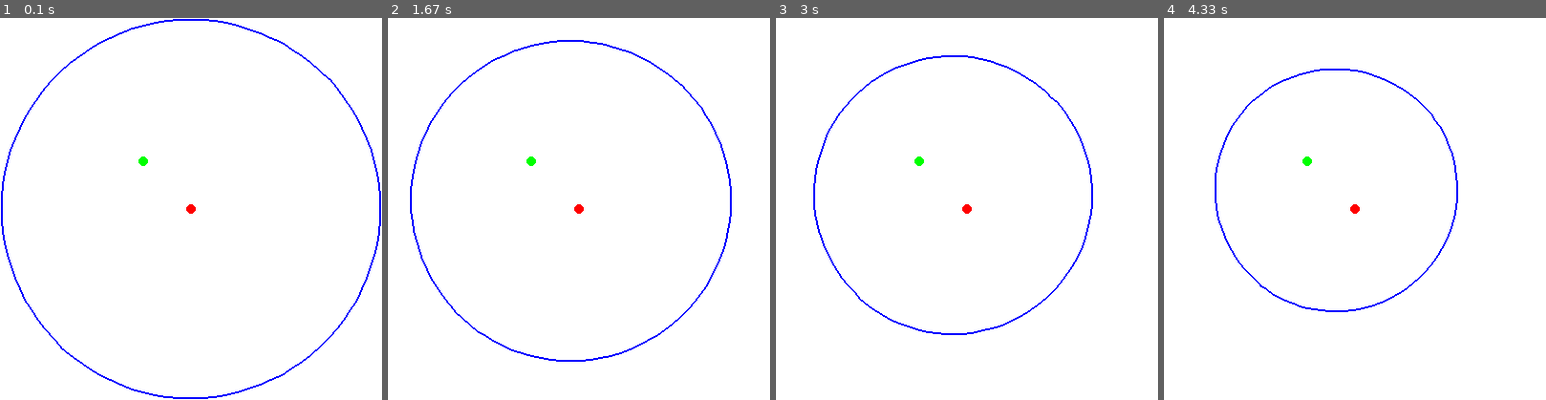
Above: before the commit, frames 1-4 (left to right).
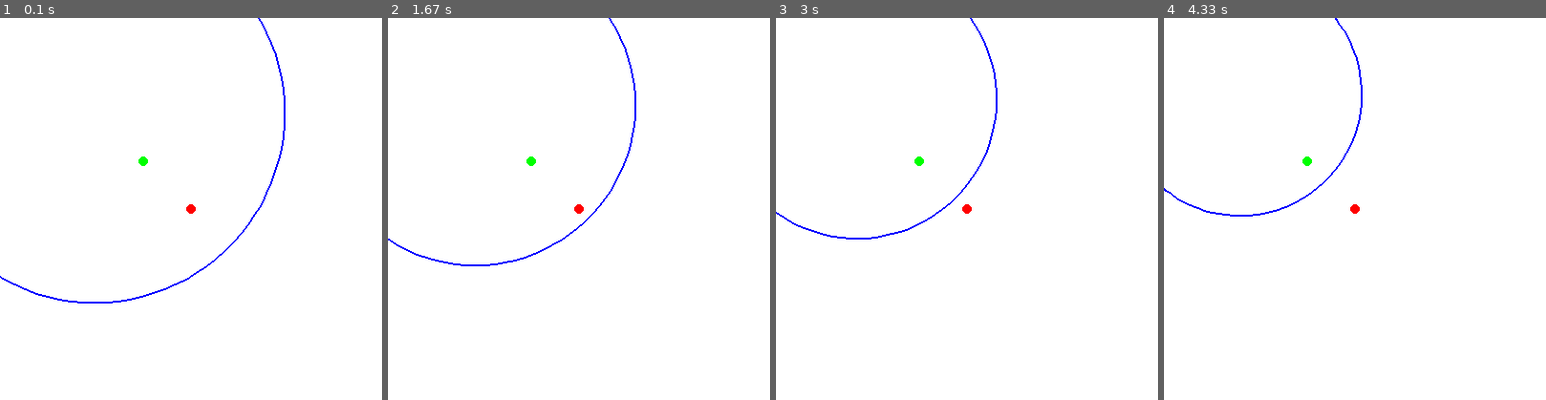
Above: after the commit, the same moments.

Repository: CaptainDeathead/Nebulous
Game: pygame game, started from Games/ShapeRoyale/test.py
Same seed, same stepped clock (60 frames per second), same inputs: the game is played once before the commit and once after it.
Inputs:
- Up to frame 1 (0.1 s): no input
- Up to frame 2 (1.67 s): no input
- Up to frame 3 (3 s): no input
- Up to frame 4 (4.33 s): no input

The runs differ from the first frame. In frame 1, 2.0% of the frame differs, in the area x 0-100%, y 0-100%; in frame 2, 1.7%; in frame 3, 1.5%; in frame 4, 1.3%.

Commit message:
Basic zone improvements to shape royale

Diff:
--- /dev/null
+++ b/Console/test1.py
@@ -0,0 +1,91 @@
+import pygame
+from shapely.geometry import Polygon, box
+from shapely.affinity import translate
+
+# Initialize Pygame
+pygame.init()
+
+# Screen dimensions
+screen_width = 800
+screen_height = 600
+screen = pygame.display.set_mode((screen_width, screen_height))
+pygame.display.set_caption("Efficiently Drawing Visible Polygon")
+
+# Define the player position (this is the center of the viewport)
+player_pos = pygame.Vector2(0, 0)  # Start player at the origin (or adjust as needed)
+
+# Define the large polygon (a simple square for the example)
+polygon_points = [
+    (-500, -500),
+    (500, -500),
+    (500, 500),
+    (-500, 500)
+]
+
+# Create a Shapely Polygon object
+polygon = Polygon(polygon_points)
+
+# Function to get the camera's viewport as a Shapely box
+def get_camera_viewport():
+    # Camera is centered on the player's position, with the viewport size equal to screen size
+    # In Shapely, the Y-axis increases upwards, so we need to adjust the Y-coordinates
+    return box(player_pos.x - screen_width // 2, -player_pos.y - screen_height // 2,
+               player_pos.x + screen_width // 2, -player_pos.y + screen_height // 2)
+
+def draw_polygon():
+    # Get the visible area of the polygon by intersecting with the camera's viewport
+    camera_viewport = get_camera_viewport()
+    visible_polygon = polygon.intersection(camera_viewport)
+
+    if visible_polygon.is_empty:
+        return  # No visible polygon
+
+    # Convert the Shapely polygon to a list of points for Pygame drawing
+    pygame_polygon_points = [(x, y) for x, y in visible_polygon.exterior.coords]
+
+    # Draw the visible portion of the polygon
+    pygame.draw.polygon(screen, (255, 0, 0), pygame_polygon_points)
+
+def main():
+    global player_pos
+
+    clock = pygame.time.Clock()
+
+    # Game loop
+    running = True
+    while running:
+        screen.fill((0, 0, 0))  # Clear the screen with black
+
+        # Handle events
+        for event in pygame.event.get():
+            if event.type == pygame.QUIT:
+                running = False
+
+        # Update player position (for testing purposes, we'll move the player with arrow keys)
+        keys = pygame.key.get_pressed()
+
+        # Move player left/right
+        if keys[pygame.K_LEFT]:
+            player_pos.x -= 5
+        if keys[pygame.K_RIGHT]:
+            player_pos.x += 5
+
+        # Move player up/down with the Y-axis inversion corrected
+        if keys[pygame.K_UP]:
+            player_pos.y -= 5  # Invert the Y-axis here for correct behavior
+        if keys[pygame.K_DOWN]:
+            player_pos.y += 5  # Invert the Y-axis here for correct behavior
+
+        # Draw the visible portion of the polygon
+        draw_polygon()
+
+        # Update the screen
+        pygame.display.flip()
+
+        # Maintain the frame rate
+        clock.tick(60)
+
+    pygame.quit()
+
+if __name__ == "__main__":
+    main()
--- a/Games/ShapeRoyale/Data/powerups.json
+++ b/Games/ShapeRoyale/Data/powerups.json
@@ -1,6 +1,6 @@
 {
     "Common": {
-        "spawn_chance": 0.4,
+        "spawn_chance": 0.44,
         "color": "(0, 255, 0)",
         "types": {
             "Health Pack": {
@@ -30,7 +30,7 @@
         }
     },
     "Uncommon": {
-        "spawn_chance": 0.3,
+        "spawn_chance": 0.35,
         "color": "(0, 0, 255)",
         "types": {
             "Sniper": {
@@ -90,7 +90,7 @@
         }
     },
     "Legendary": {
-        "spawn_chance": 0.1,
+        "spawn_chance": 0.01,
         "color": "(255, 215, 0)",
         "types": {
             "Pacemaker": {
--- a/Games/ShapeRoyale/main.py
+++ b/Games/ShapeRoyale/main.py
@@ -107,7 +107,7 @@
         self.value = self.info["value"]
 
         self.image = pg.Surface((self.WIDTH, self.HEIGHT), pg.SRCALPHA)
-        pg.draw.aacircle(self.image, self.color, (self.x, self.y), self.WIDTH)
+        pg.draw.aacircle(self.image, self.color, (self.WIDTH // 2, self.HEIGHT // 2), self.WIDTH // 2)
 
     def render_popup(self) -> pg.Surface:
         title_font = pg.font.Font(f"{FONTS_PATH}/PressStart2P.ttf", size=40)
@@ -268,7 +268,6 @@
         self.hp = min(self.max_hp, self.hp + lifesteal_health)
 
     def move_up(self, dt: float) -> None:
-        print(self.max_speed, dt)
         self.y -= self.max_speed * dt * 30
         self.rotation = 0
 
@@ -334,6 +333,9 @@
 
         screen.blit(image, (self.x - screen_rect.x, self.y - screen_rect.y))
 
+        if self.showing_powerup_popup:
+            screen.blit(self.powerup_popup, (screen.width // 2 - self.powerup_popup.width // 2, screen.height // 2 - self.powerup_popup.height // 2))
+
 class Screen(pg.Surface):
     def __init__(self, rect: pg.Rect, flags: int = 0) -> None:
         self.positioning_rect = rect
@@ -384,7 +386,7 @@
         self.color = pg.Color(255, 0, 0)
 
         self.polygon = self.generate_circle_polygon(self.start_radius, (self.map_size_x / 2, self.map_size_y / 2), self.NUM_POINTS)
-        self.shapely_polygon = Polygon(self.polygon)
+        self.surface = pg.Surface((1_000, 1_000))
 
         self.next_phase()
 
@@ -402,13 +404,17 @@
         return points
 
     def next_phase(self) -> None:
-        if self.phase_index == len(self.phase_config) - 1: return
+        if self.phase_index >= len(self.phase_config) - 1:
+            self.target_radius = 0
+            self.distances_to_move = self.calculate_distances()
+            return
 
         self.phase_index += 1
 
         self.target = self.phase_config[self.phase_index]["target"]
         self.target_radius = self.phase_config[self.phase_index]["radius"]
-        self.zone_speed = 1 / (self.phase_config[self.phase_index]["time"] / 60)
+        self.zone_speed = 0.01
+        self.distances_to_move = self.calculate_distances()
 
     def calculate_distances(self) -> List[float]:
         distances = []
@@ -433,25 +439,23 @@
             radius_sum += curr_distance_to_move
 
         avg_radius = radius_sum / len(self.polygon)
-        if avg_radius < self.target_radius * self.TARGET_RADIUS_ALLOWANCE:
+        if avg_radius < 200:
             self.next_phase()
 
         self.polygon = new_polygon
-        self.shapely_polygon = Polygon(self.polygon)
 
     def update(self, dt: float) -> None:
-        if self.phase_index == len(self.phase_config) - 1: return
-
         self.shrink(dt)
 
-    def draw(self, screen: pg.Surface, draw_parent: any) -> None:
-        px = draw_parent.x + draw_parent.rect.w // 2
-        py = draw_parent.y + draw_parent.rect.h // 2
-        visible_polygon = self.shapely_polygon.intersection(box(px - screen.width // 2, py - screen.height // 2, px + screen.width // 2, py + screen.height // 2))
-
-        if not self.shapely_polygon.is_empty and len(visible_polygon.exterior.coords) > 2:
-            relative_polygon = [(int(x - px), int(y - py)) for x, y in visible_polygon.exterior.coords]
-            pg.draw.polygon(screen, self.color, relative_polygon)
+    def draw(self) -> None:
+        screen_verts = [(px//100, py//100) for px, py in self.polygon]
+
+        self.surface.fill((255, 0, 0))
+        pg.draw.polygon(self.surface, (0, 0, 0), screen_verts)
+        #pg.image.save(self.surface, 'e.png')
+
+    def blit(self, screen: pg.Surface, draw_parent: Player) -> None:
+        screen.blit(self.surface, (0, 0), (draw_parent.x//100, draw_parent.y//100, screen.width//100, screen.height//100))
 
 class MainMenu:
     TIMER_LENGTH = 6
@@ -500,6 +504,12 @@
             self.shape_info = loads(f.read())
 
         self.players[0].controller.plugged_in = True
+        #self.players[1].controller.plugged_in = True
+        #self.players[1].ready = True
+        #self.players[2].controller.plugged_in = True
+        #self.players[2].ready = True
+        #self.players[3].controller.plugged_in = True
+        #self.players[3].ready = True
 
         self.main()
 
@@ -629,17 +639,22 @@
     WIDTH: int = PYGAME_INFO.current_w
     HEIGHT: int = PYGAME_INFO.current_h
 
-    MAP_SIZE = 10_000
+    MAP_SIZE = 100_000
     MAP_SIZE_X = MAP_SIZE
     MAP_SIZE_Y = MAP_SIZE
 
-    NUM_PHASES = 1
+    NUM_PHASES = 4
     NUM_PLAYERS = 100
-    NUM_POWERUPS = 1000
+    NUM_POWERUPS = 2400 # this must be divisible by the NUM_POWERUP_SECTIONS below
+    NUM_POWERUP_SECTIONS = 6
+    POWERUP_SECTION_SIZE = int(NUM_POWERUPS / NUM_POWERUP_SECTIONS)
 
     MAX_BULLET_TRAVEL_DIST = 2000
 
     def __init__(self, display_surf: pg.Surface, console_update: object, get_num_players: object, controllers: List[Controller]) -> None:
+        if not (self.NUM_POWERUPS / self.NUM_POWERUP_SECTIONS).is_integer() or self.NUM_POWERUPS % self.NUM_POWERUP_SECTIONS != 0:
+            raise Exception("NUM_POWERUPS must be divisible by NUM_POWERUP_SECTIONS such that the resualt is a valid integer!")
+
         self.display_surf = display_surf
         self.console_update = console_update
         self.get_num_players = get_num_players
@@ -677,6 +692,9 @@
         self.players = self.generate_players()
         self.powerups = self.generate_powerups()
 
+        self.powerup_sections = [(i*self.POWERUP_SECTION_SIZE, (i+1)*self.POWERUP_SECTION_SIZE) for i in range(self.NUM_POWERUP_SECTIONS)]
+        self.powerup_section_index = 0
+
         self.fps_font = pg.font.SysFont(f"{FONTS_PATH}/PressStart2P.ttf", 30)
 
         self.main()
@@ -790,6 +808,7 @@
         self.powerups.remove(powerup)
 
     def main(self) -> None:
+        last_safezone_draw = 0
         while 1:
             dt = self.clock.tick(60) / 1000.0
 
@@ -798,10 +817,17 @@
                     pg.quit()
                     exit()
 
+            self.safezone.update(dt)
+
+            if time() - last_safezone_draw > 0.5:
+                self.safezone.draw()
+                last_safezone_draw = time()
+
+            for s, screen in enumerate(self.screens):
+                screen.fill((255, 0, 0))
+                self.safezone.blit(screen, self.players[s])
+
             keys = pg.key.get_pressed()
-
-            for screen in self.screens:
-                screen.fill((0, 0, 0))
 
             if keys[pg.K_UP]: self.players[0].move_up(dt)
             elif keys[pg.K_RIGHT]: self.players[0].move_right(dt)
@@ -813,19 +839,9 @@
             for player in self.players:
                 player.update(dt)
 
-
                 for s, screen in enumerate(self.screens):
                     player.draw(screen, self.players[s])
 
-                    for powerup in self.powerups:
-                        powerup_dist = dist((powerup.x, powerup.y), (player.x + player.rect.w // 2, player.y + player.rect.h // 2))
-
-                        if powerup_dist >= 2000: continue
-
-                        if powerup_dist <= player.rect.w:
-                            powerup.pickup(player)
-
-                        powerup.draw(screen, self.players[s])
 
                     for bullet in self.bullets:
                         bullet.draw(screen, self.players[s])
@@ -839,11 +855,28 @@
                             if bullet.distance_travelled > self.MAX_BULLET_TRAVEL_DIST:
                                 self.bullets.remove(bullet)
 
+                for powerup in self.powerups[self.powerup_sections[self.powerup_section_index][0]:self.powerup_sections[self.powerup_section_index][1]]:
+                    powerup_dist_x = abs(powerup.x - player.x)
+                    powerup_dist_y = abs(powerup.y - player.y)
+
+                    if powerup_dist_x <= -1000 or powerup_dist_x >= 1000 or powerup_dist_y <= -1000 or powerup_dist_y >= 1000: continue
+
+                    powerup_dist = dist((powerup.x, powerup.y), (player.x, player.y))
+
+                    if powerup_dist <= player.rect.w:
+                        powerup.pickup(player)
+
+                    powerup.draw(screen, self.players[s])
+
             for s, screen in enumerate(self.screens):
-                self.safezone.draw(screen, self.players[s])
+                for powerup in self.powerups:
+                    powerup.draw(screen, self.players[s])
 
                 self.display_surf.blit(screen, screen.pos)
 
             self.display_surf.blit(self.fps_font.render(f"{self.clock.get_fps():.2f}", True, (255, 255, 255)), (20, 20))
 
+            self.powerup_section_index += 1
+            if self.powerup_section_index >= self.NUM_POWERUP_SECTIONS: self.powerup_section_index = 0
+
             pg.display.flip()
--- a/Games/ShapeRoyale/test.py
+++ b/Games/ShapeRoyale/test.py
@@ -41,6 +41,8 @@
 
 clock = pygame.time.Clock()
 
+x, y = 100, 100
+
 # Draw the polygon
 running = True
 while running:
@@ -54,7 +56,8 @@
     points = shrink(target, points)
 
     # Draw the polygon by connecting the points
-    pygame.draw.polygon(screen, BLUE, points, 2)
+    actuall_points = [(px - x, py - y) for px, py in points]
+    pygame.draw.polygon(screen, BLUE, actuall_points, 2)
 
     # Draw the center of the circle for reference
     pygame.draw.circle(screen, (255, 0, 0), center, 5)
Binary file added: Console/e.png
